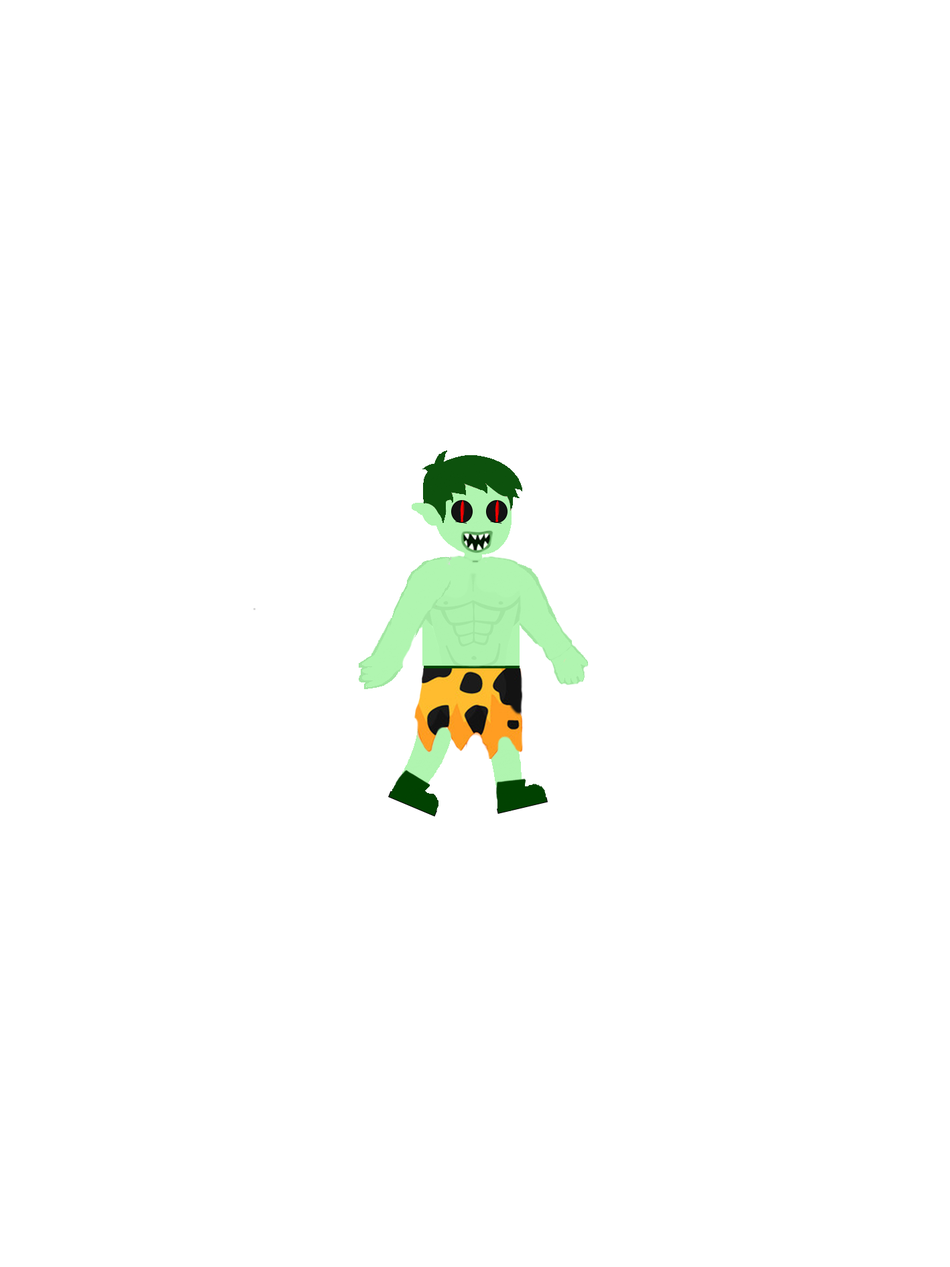
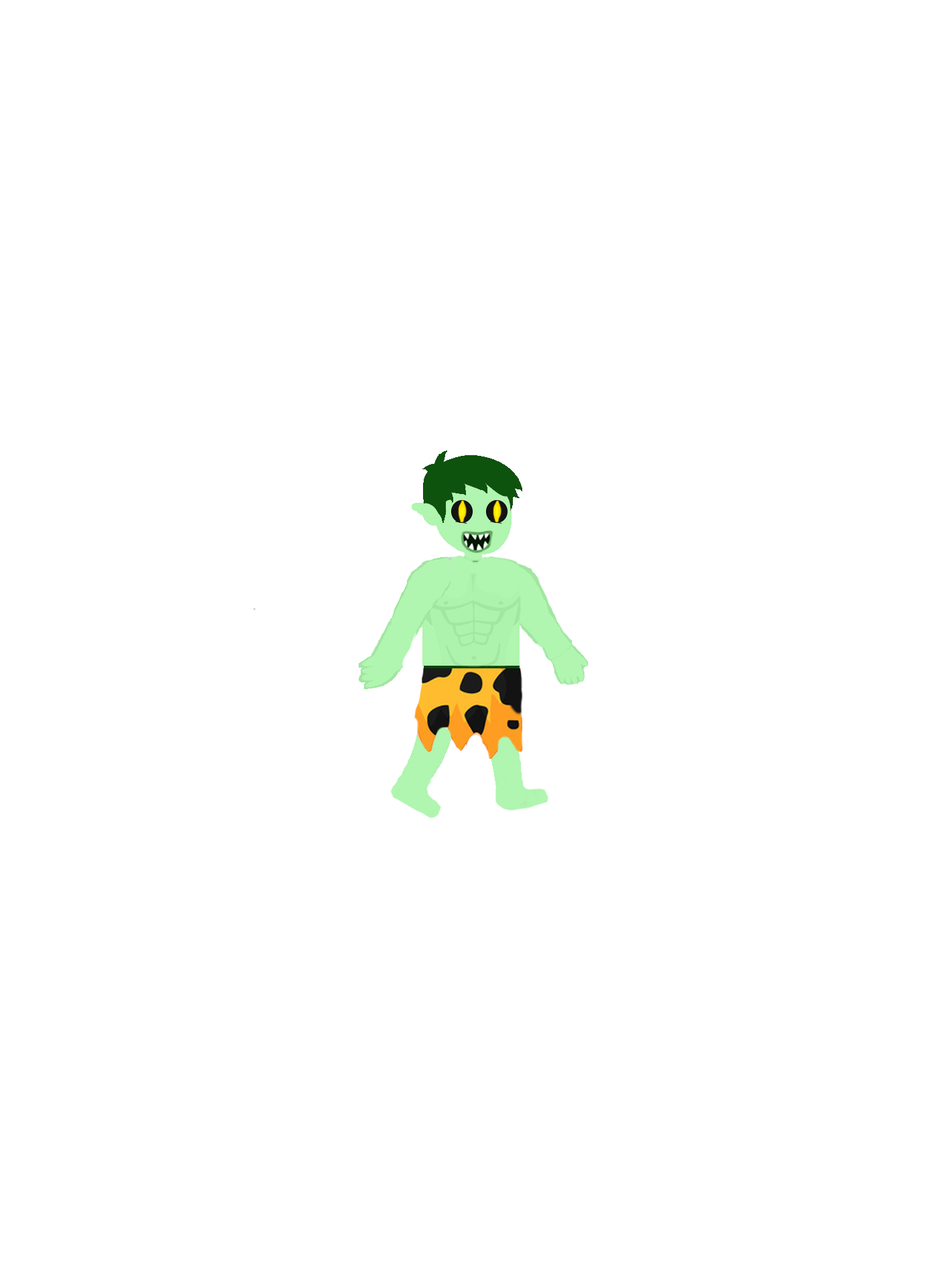
Comparing the layer stacks of the two 950×1267 images. Changes:
moved "Eye L" above "Eye R", painted on it over [left=457, top=499, right=468, bottom=523]
painted on "Eye R" over [left=492, top=500, right=503, bottom=523]
painted on "Foot R" over [left=388, top=764, right=442, bottom=819]
painted on "Foot L" over [left=493, top=776, right=549, bottom=814]
